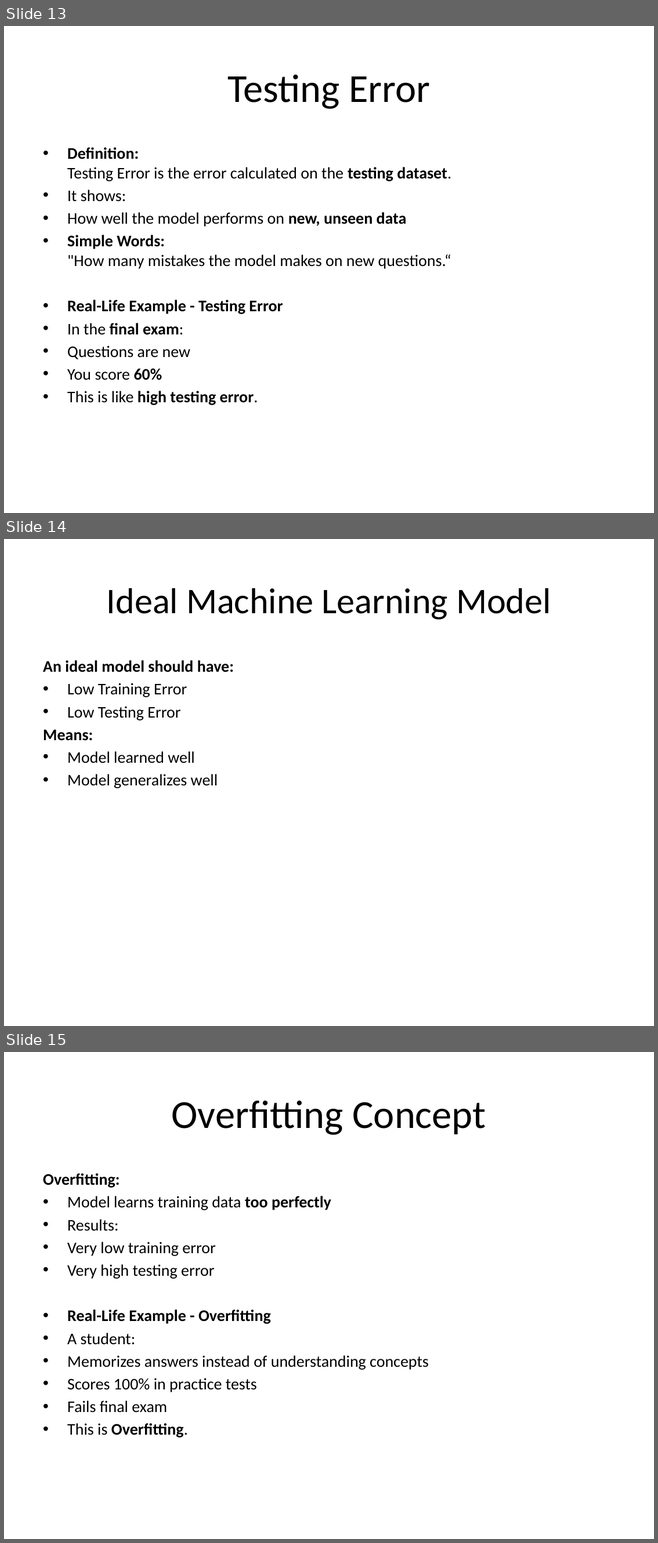
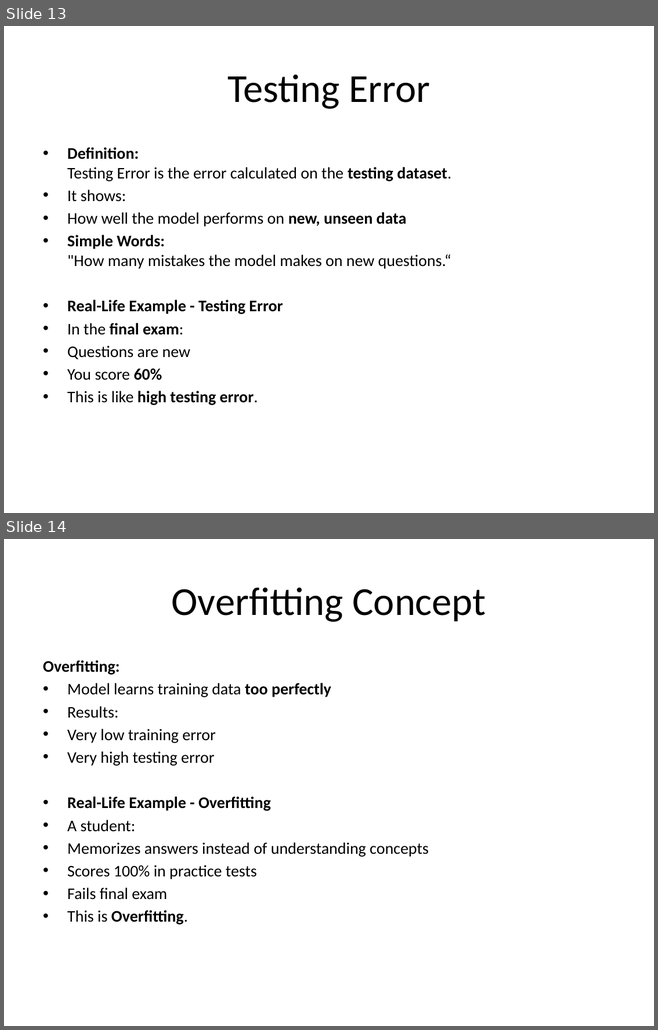
Before and after one commit to hussain7006/Air-Uni, a slide deck: AIAndNN/spring2026/theory/lectures/lecture7.pptx. Shown one above the other, each under a label of ours: slides 13, 14 and 15 before the commit, slides 13 and 14 after it. The pictures are 658x1543 and 658x1030 pixels, drawn with LibreOffice and Linux fonts; fonts in the diff are those of the drawing. Boxes give left, top, right and bottom in pixels: in the first picture for what was removed or moved away, otherwise in the second. Text is boxed around its words. In the diff, an @@ line names an element or a change of style, - is before the commit and + after.

```diff
--- a/AIAndNN/spring2026/theory/lectures/lecture7.pptx
+++ b/AIAndNN/spring2026/theory/lectures/lecture7.pptx
@@ slide 14 removed at [4, 539, 654, 1026], background #FFFFFF @@
@@ title removed at [107, 588, 551, 620] @@
-Ideal Machine Learning Model
@@ text removed at [43, 660, 234, 788] @@
-An ideal model should have:
-• Low Training Error
-• Low Testing Error
-Means:
-• Model learned well
-• Model generalizes well
@@ what was slide 15 is now slide 14 @@
```
Also in this commit, not shown: 4 other files.
